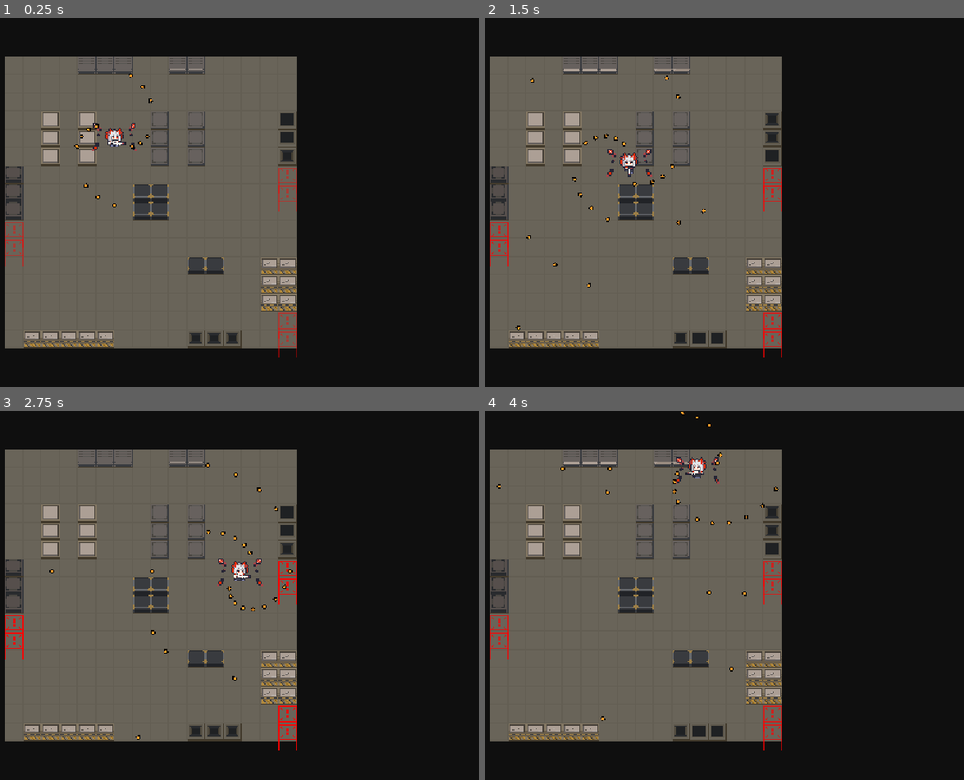
Above: before the commit, frames 1-4 (two rows, left to right).
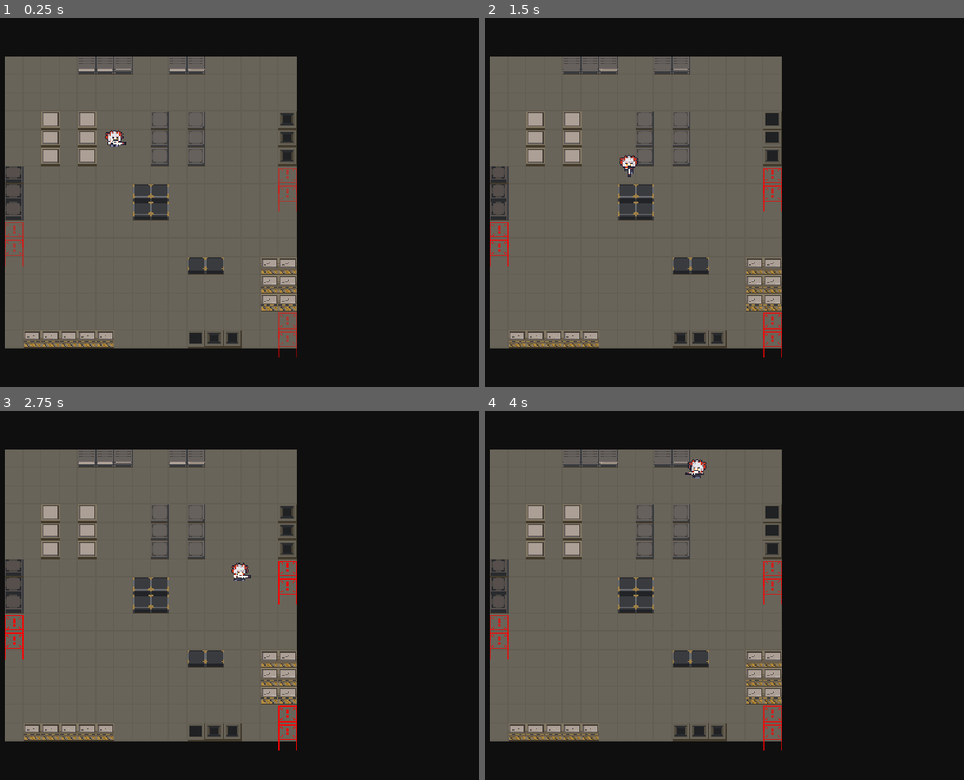
Above: after the commit, the same moments.

Repository: MotongZ/2dGame_godot
Game: Godot game, scene res://scene/node_2d.tscn
Two runs of this game, one before a commit and one after it. Both use one fixed random seed, a clock stepped at 60 frames per second and the inputs below.
Inputs:
- Up to frame 1 (0.25 s): no input
- Up to frame 2 (1.5 s): hold D (move_right) 0.53-1.28 s; hold S (move_down) from 1.28 s (still down)
- Up to frame 3 (2.75 s): release S (move_down) at 2.03 s; hold D (move_right) from 2.03 s (still down)
- Up to frame 4 (4 s): release D (move_right) at 2.78 s; hold W (move_up) 2.78-3.53 s; hold A (move_left) from 3.53 s (still down)

The runs differ from the first frame. In frame 1, 0.4% of the frame differs, in the area x 15-62%, y 13-90%; in frame 2, 0.6%, in the area x 6-62%, y 13-90%; in frame 3, 0.6%; in frame 4, 0.6%.

Commit message:
C4

Diff:
--- a/project.godot
+++ b/project.godot
@@ -61,6 +61,16 @@
 ]
 }
 
+[layer_names]
+
+2d_render/layer_1="World"
+2d_render/layer_2="Player"
+2d_render/layer_3="EnemyBody"
+2d_render/layer_4="EnemySensor"
+2d_render/layer_5="Bullet"
+2d_render/layer_6="Pickup"
+2d_render/layer_7="Explosion"
+
 [physics]
 
 3d/physics_engine="Jolt Physics"
--- /dev/null
+++ b/resources/atlas/pickup_rapid.tres
@@ -0,0 +1,7 @@
+[gd_resource type="AtlasTexture" format=3 uid="uid://djf5as0st82vo"]
+
+[ext_resource type="Texture2D" uid="uid://bkfgjg5jgqs0n" path="res://resources/texture/道具ui.png" id="1_5wytl"]
+
+[resource]
+atlas = ExtResource("1_5wytl")
+region = Rect2(33, 65, 14, 14)
--- /dev/null
+++ b/resources/atlas/pickup_speedup.tres
@@ -0,0 +1,7 @@
+[gd_resource type="AtlasTexture" format=3 uid="uid://de8wkhwe21q21"]
+
+[ext_resource type="Texture2D" uid="uid://bkfgjg5jgqs0n" path="res://resources/texture/道具ui.png" id="1_lhj2i"]
+
+[resource]
+atlas = ExtResource("1_lhj2i")
+region = Rect2(2, 35, 13, 10)
--- /dev/null
+++ b/resources/atlas/pickup_spiral.tres
@@ -0,0 +1,7 @@
+[gd_resource type="AtlasTexture" format=3 uid="uid://d3skkgqsaoi36"]
+
+[ext_resource type="Texture2D" uid="uid://bkfgjg5jgqs0n" path="res://resources/texture/道具ui.png" id="1_hlae7"]
+
+[resource]
+atlas = ExtResource("1_hlae7")
+region = Rect2(1, 49, 15, 15)
--- /dev/null
+++ b/resources/config/pickup_config.gd
@@ -0,0 +1,53 @@
+extends Resource
+
+class_name PickupConfig
+
+enum PickupType{
+    SPEED,
+    RAPID,
+    SPIRAL,
+}
+
+enum PlayerFormMode{
+    NORMAL,
+    ARMED,
+}
+
+enum ShotPattern{
+    NORMAL,
+    SPIRAL,
+}
+
+# export_group字段的作用是将相关的导出变量分组显示在Godot编辑器的Inspector面板中，
+#这样可以提高变量的组织性和可读性。通过使用export_group，可以将相关的变量放在一起，方便开发者在编辑器中找到和修改它们。例如，在这个PickupConfig资源中，可以使用export_group将与速度提升相关的变量分组在一起，将与射速提升相关的变量分组在一起，以此类推。这种分组方式使得编辑器界面更加清晰，减少了寻找特定变量的时间，提高了开发效率。
+@export_group("基础信息")
+# pickup_type变量用于指定道具的类型，使用枚举PickupType来定义不同的道具类型。
+@export var pickup_type : PickupType = PickupType.SPEED
+
+@export var display_name : String = "移速道具"
+
+@export_range(0.0,1000.0,0.1,"or_greater") var drop_weight : float = 1.0
+
+################
+
+@export_group("显示资源")
+
+@export var icon_texture: Texture2D
+
+################
+
+@export_group("Buff 效果")
+
+@export_range(0.0, 120.0, 0.1, "or_greater") var duration : float = 5.0
+
+@export_range(0.0, 5.0,0.05,"or_greater") var move_speed_multiplier : float = 1.0
+
+@export_range(0.1,5.0,0.05,"or_greater") var fire_rate_multiplier : float = 1.0
+
+################
+
+@export_group("形态与弹幕")
+
+@export var player_form_mode : PlayerFormMode = PlayerFormMode.NORMAL
+
+@export var shot_pattern : ShotPattern = ShotPattern.NORMAL
--- /dev/null
+++ b/resources/config/pickup_rapid.tres
@@ -0,0 +1,12 @@
+[gd_resource type="Resource" script_class="PickupConfig" format=3 uid="uid://n0jt04h02cjo"]
+
+[ext_resource type="Script" uid="uid://cw0yd268214wx" path="res://resources/config/pickup_config.gd" id="1_3ahmi"]
+[ext_resource type="Texture2D" uid="uid://djf5as0st82vo" path="res://resources/atlas/pickup_rapid.tres" id="1_uel68"]
+
+[resource]
+script = ExtResource("1_3ahmi")
+pickup_type = 1
+drop_weight = 2.0
+icon_texture = ExtResource("1_uel68")
+fire_rate_multiplier = 2.0
+metadata/_custom_type_script = "uid://cw0yd268214wx"
--- /dev/null
+++ b/resources/config/pickup_speed.tres
@@ -0,0 +1,11 @@
+[gd_resource type="Resource" script_class="PickupConfig" format=3 uid="uid://vyr5hqjtik1s"]
+
+[ext_resource type="Texture2D" uid="uid://de8wkhwe21q21" path="res://resources/atlas/pickup_speedup.tres" id="1_52uoa"]
+[ext_resource type="Script" uid="uid://cw0yd268214wx" path="res://resources/config/pickup_config.gd" id="1_nmo2k"]
+
+[resource]
+script = ExtResource("1_nmo2k")
+drop_weight = 2.0
+icon_texture = ExtResource("1_52uoa")
+move_speed_multiplier = 1.5
+metadata/_custom_type_script = "uid://cw0yd268214wx"
--- /dev/null
+++ b/resources/config/pickup_spiral.tres
@@ -0,0 +1,14 @@
+[gd_resource type="Resource" script_class="PickupConfig" format=3 uid="uid://dayl5wvkh8b60"]
+
+[ext_resource type="Texture2D" uid="uid://d3skkgqsaoi36" path="res://resources/atlas/pickup_spiral.tres" id="1_fvkqp"]
+[ext_resource type="Script" uid="uid://cw0yd268214wx" path="res://resources/config/pickup_config.gd" id="1_jsr03"]
+
+[resource]
+script = ExtResource("1_jsr03")
+pickup_type = 2
+drop_weight = 2.0
+icon_texture = ExtResource("1_fvkqp")
+fire_rate_multiplier = 2.0
+player_form_mode = 1
+shot_pattern = 1
+metadata/_custom_type_script = "uid://cw0yd268214wx"
--- /dev/null
+++ b/scene/blink.gdshader
@@ -0,0 +1,18 @@
+shader_type canvas_item;
+
+uniform bool blink_enabled = false;
+uniform float blink_speed : hint_range(1.0, 30.0) = 12.0;
+uniform float hidden_ratio : hint_range(0.0, 1.0) = 0.5;
+
+void fragment() {
+	vec4 color = texture(TEXTURE, UV) * COLOR;
+
+	if (blink_enabled && color.a > 0.0){
+		float blink_phase = fract(TIME * blink_speed);
+		if(blink_phase < hidden_ratio) {
+			color.a = 0.0;
+		}
+	}
+
+	COLOR = color;
+}
--- a/scene/node_2d.tscn
+++ b/scene/node_2d.tscn
@@ -105,9 +105,6 @@
 
 [node name="Player" parent="." unique_id=1606100913 instance=ExtResource("3_ppd22")]
 position = Vector2(96, 70)
-move_speed = 120.0
-fire_interval = 0.18
-bullet_spawn_distance = 18.0
 
 [node name="WorldBounds" type="Node2D" parent="." unique_id=808309537]
 
--- /dev/null
+++ b/scene/pickup.gd
@@ -0,0 +1,66 @@
+extends Area2D
+
+class_name Pickup
+
+const BLINK_ENABLED_SHADER_PARAMETER := &"blink_enabled"
+
+@export var config : PickupConfig
+
+@export_range(0.0,10.0,0.1,"or_greater") var blink_before_expire: float = 1.2
+
+@onready var sprite: Sprite2D = $Sprite2D
+@onready var lifetime_timer: Timer = $LifetimeTimer
+
+# 标记道具是否正在过期
+var is_expiring: bool = false
+
+func _ready() -> void:
+	body_entered.connect(_on_body_entered)
+	lifetime_timer.timeout.connect(_on_lifetime_timer_timeout)
+	lifetime_timer.one_shot = true
+	if lifetime_timer.wait_time > 0.0:
+		lifetime_timer.start()
+	_set_blink_enabled(false)
+	_apply_config_to_visual()
+
+
+# Called every frame. 'delta' is the elapsed time since the previous frame.
+func _process(delta: float) -> void:
+	if is_expiring:
+		return
+	if lifetime_timer.is_stopped():
+		return
+	if lifetime_timer.time_left <= blink_before_expire:
+		return
+
+	is_expiring = true
+	_set_blink_enabled(true)
+
+
+func _on_body_entered(body : Node2D) -> void:
+	if config == null:
+		push_warning("Pickup config is null. Please assign a valid PickupConfig resource.")
+		return
+
+	var player := body as Player
+	if player == null:
+		return
+
+	if player.apply_pickup(config):
+		queue_free()
+
+
+func _on_lifetime_timer_timeout() -> void:
+	queue_free()
+
+func _set_blink_enabled(enabled : bool) -> void:
+	var sprite_material := sprite.material as ShaderMaterial
+	if sprite_material != null:
+		sprite_material.set_shader_parameter(BLINK_ENABLED_SHADER_PARAMETER, enabled)
+
+func _apply_config_to_visual() -> void:
+	if config == null:
+		push_warning("Pickup config is null. Please assign a valid PickupConfig resource.")
+		return
+
+	sprite.texture = config.icon_texture
--- /dev/null
+++ b/scene/pickup.tscn
@@ -0,0 +1,28 @@
+[gd_scene format=3 uid="uid://bbhxg3o56qt5e"]
+
+[ext_resource type="Script" uid="uid://bg64bd3alkutm" path="res://scene/pickup.gd" id="1_x228r"]
+[ext_resource type="Shader" uid="uid://h001iclvrrtc" path="res://scene/blink.gdshader" id="2_w3o6f"]
+
+[sub_resource type="ShaderMaterial" id="ShaderMaterial_78gox"]
+resource_local_to_scene = true
+shader = ExtResource("2_w3o6f")
+shader_parameter/blink_enabled = false
+shader_parameter/blink_speed = 6.0000002375
+shader_parameter/hidden_ratio = 0.5
+
+[sub_resource type="CircleShape2D" id="CircleShape2D_oewek"]
+radius = 6.0
+
+[node name="Pickup" type="Area2D" unique_id=716302464]
+collision_layer = 32
+collision_mask = 2
+script = ExtResource("1_x228r")
+
+[node name="Sprite2D" type="Sprite2D" parent="." unique_id=1107828411]
+material = SubResource("ShaderMaterial_78gox")
+
+[node name="CollisionShape2D" type="CollisionShape2D" parent="." unique_id=1267579191]
+shape = SubResource("CircleShape2D_oewek")
+
+[node name="LifetimeTimer" type="Timer" parent="." unique_id=1873537969]
+wait_time = 5.0
--- a/scene/player.gd
+++ b/scene/player.gd
@@ -1,23 +1,20 @@
 extends CharacterBody2D
 # 玩家角色脚本，处理玩家的移动、动画和射击逻辑。
 # 为什么需要一个前缀？因为玩家有两套动画，一套是普通状态的动画，另一套是武装状态的动画。通过使用前缀，可以方便地根据当前状态切换不同的动画系列，而不需要为每个状态单独管理动画名称。这种方式使得代码更简洁，易于维护和扩展。
+
+class_name Player
 
 const NORMAL_ANIMATION_PREFIX := &"normal"
 # 定义一些常量，例如预加载子弹场景、动画前缀、默认射速倍率等。
 const BULLET_SCENE := preload("res://scene/bullet.tscn")
 # 同理，武装状态的前缀。
 const ARMED_ANIMATION_PREFIX := &"armed"
-# 默认射速倍率，可以通过游戏中的某些机制（如升级或道具）进行调整。
+
 const DEFAULT_FIRE_RATE_MULTIPLIER := 1.0
-# 武装状态下的射速倍率
-const SPIRAL_PHASE_STEP := PI/12
-
-# 定义常量用于区分玩家的模式
-const PLAYER_FROM_MODE_NORMAL := 0
-const PLAYER_FROM_MODE_ARMED := 1
-# 定义常量用于区分设计模式
-const SHOT_PATTERN_NORMAL := 0
-const SHOT_PATTERN_SPIRAL := 1
+const DEFAULT_MOVE_SPEED_MULTIPLIER := 1.0
+const SPIRAL_PHASE_STEP := PI / 12.0
+
+
 '''
 上面的区分玩家模式和设计模式可否使用枚举完成？使用枚举可以使代码更清晰，增加可读性，并且减少使用魔法数字的风险。以下是如何使用枚举来替代常量：
 定义枚举用于区分玩家的模式
@@ -49,17 +46,17 @@
 # 在Godot中，&符号用于创建一个StringName类型的常量，这种类型在Godot内部被优化用于快速比较和查找字符串。使用StringName可以提高性能，特别是在需要频繁比较字符串的情况下，例如动画名称。相比于普通的字符串，StringName在内存中只存储一次，并且通过引用来使用，这样可以减少内存占用和提高效率。因此，在定义动画名称等需要频繁使用的字符串时，使用&符号创建StringName是一个好的实践。
 var facing_suffix : StringName = &"right"
 
-# rapid_fire_rate_multiplier变量用于调整射击速率的倍率，默认值为DEFAULT_FIRE_RATE_MULTIPLIER。
+# 定义玩家当前的状态
+var current_move_speed_multiplier : float = DEFAULT_MOVE_SPEED_MULTIPLIER
 var rapid_fire_rate_multiplier : float = DEFAULT_FIRE_RATE_MULTIPLIER
-
-# from_fire_rate_multiplier变量用于调整射击速率的倍率，默认值为DEFAULT_FIRE_RATE_MULTIPLIER。
-var from_fire_rate_multiplier : float = DEFAULT_FIRE_RATE_MULTIPLIER
-
-var current_form_mode : int = PLAYER_FROM_MODE_NORMAL
-
-var current_shot_pattern : int = SHOT_PATTERN_NORMAL
-
-# spiral_phase变量用于控制螺旋射击模式下子弹的发射角度，初始值为0.0。
+var form_fire_rate_multiplier : float = DEFAULT_FIRE_RATE_MULTIPLIER
+var current_form_mode : int = PickupConfig.PlayerFormMode.NORMAL
+var current_shot_pattern : int = PickupConfig.ShotPattern.NORMAL
+# 三种buff的增益时间
+var speed_buff_time_left : float = 0.0
+var rapid_buff_time_left : float = 0.0
+var form_buff_time_left : float = 0.0
+# 定义螺旋弹幕的相位
 var spiral_phase : float = 0.0
 
 @export var move_speed : float = 120.0
@@ -71,10 +68,10 @@
 
 func _ready() -> void:
 	# 测试强化模式
-	current_form_mode = PLAYER_FROM_MODE_ARMED
-	current_shot_pattern = SHOT_PATTERN_SPIRAL
-	from_fire_rate_multiplier = 20.0
-	spiral_phase = 0.0
+	# current_form_mode = PLAYER_FROM_MODE_ARMED
+	# current_shot_pattern = SHOT_PATTERN_SPIRAL
+	# from_fire_rate_multiplier = 20.0
+	# spiral_phase = 0.0
 
 	shooting_timer.one_shot = true
 	shooting_timer.wait_time = _get_effective_fire_interval()
@@ -102,14 +99,16 @@
 
 # 默认自己计数处理，与刷新率无关。
 
-func _physics_process(delta: float) -> void:
+func _physics_process(_delta: float) -> void:
+
+	_update_pickup_effects(_delta)
 	var move_input := Input.get_vector("move_left","move_right","move_up","move_down")
 	var shoot_input := Input.get_vector("shoot_left","shoot_right","shoot_up","shoot_down")
 
-	velocity = move_input * move_speed
+	velocity = move_input * _get_effective_move_speed_multiplier()
 	move_and_slide()
 
-	if current_shot_pattern == SHOT_PATTERN_SPIRAL:
+	if current_shot_pattern == PickupConfig.ShotPattern.SPIRAL:
 		_try_auto_sprial_shoot()
 	elif shoot_input != Vector2.ZERO:
 		_try_shoot(shoot_input)
@@ -120,7 +119,7 @@
 
 
 func _update_facing(move_input:Vector2, shoot_input:Vector2) -> void:
-	if current_shot_pattern == SHOT_PATTERN_SPIRAL:
+	if current_shot_pattern == PickupConfig.ShotPattern.SPIRAL:
 		if move_input != Vector2.ZERO:
 			facing_suffix = _vector_to_facing_suffix(move_input)
 		return
@@ -139,8 +138,53 @@
 	if has_spawn_bullet:
 		shooting_timer.start(_get_effective_fire_interval())
 
+# 应用拾取道具后的效果
+func apply_pickup(config:PickupConfig) -> bool:
+	if config == null:
+		return false
+
+	var applied := false
+	var should_refresh_shooting_timer := false
+	var buff_duration := maxf(config.duration, 0.0)
+	var has_form_override := (
+		config.player_form_mode != PickupConfig.PlayerFormMode.NORMAL
+		or
+		config.shot_pattern != PickupConfig.ShotPattern.NORMAL
+	)
+	var has_fire_rate_override := not is_equal_approx(
+		config.fire_rate_multiplier,
+		DEFAULT_FIRE_RATE_MULTIPLIER
+	)
+
+	if not is_equal_approx(config.move_speed_multiplier, DEFAULT_MOVE_SPEED_MULTIPLIER):
+		current_move_speed_multiplier = config.move_speed_multiplier
+		speed_buff_time_left = buff_duration
+		applied = true
+
+	if has_fire_rate_override and not has_form_override:
+		rapid_fire_rate_multiplier = config.fire_rate_multiplier
+		rapid_buff_time_left = buff_duration
+		applied = true
+		should_refresh_shooting_timer = true
+
+	if has_form_override:
+		current_form_mode = config.player_form_mode
+		current_shot_pattern = config.shot_pattern
+		form_fire_rate_multiplier = (
+			config.fire_rate_multiplier if has_fire_rate_override else DEFAULT_FIRE_RATE_MULTIPLIER
+		)
+		form_buff_time_left = buff_duration
+		spiral_phase = 0.0
+		should_refresh_shooting_timer = true
+		applied = true
+
+	if should_refresh_shooting_timer:
+		_refresh_shooting_timer_wait_time()
+
+	return applied
+
 func _fire_bullets(base_direction: Vector2) -> bool:
-	if current_shot_pattern == SHOT_PATTERN_SPIRAL:
+	if current_shot_pattern == PickupConfig.ShotPattern.SPIRAL:
 		var has_spawn_forward_bullet := _spwan_bullet(base_direction)
 		var has_spawn_backward_bullet := _spwan_bullet(base_direction.rotated(PI))
 		spiral_phase = wrapf(spiral_phase + SPIRAL_PHASE_STEP,0.0, TAU)
@@ -177,19 +221,19 @@
 
 func _get_effective_fire_rate_multiplier() -> float:
 	if _has_activate_form_override():
-		return maxf(from_fire_rate_multiplier,0.01)
-
-	return maxf(from_fire_rate_multiplier,0.02)
+		return maxf(form_fire_rate_multiplier,0.01)
+
+	return maxf(form_fire_rate_multiplier,0.02)
 
 func _has_activate_form_override() -> bool:
 	return (
-		current_form_mode != PLAYER_FROM_MODE_NORMAL
+		current_form_mode != PickupConfig.PlayerFormMode.NORMAL
 		or
-		current_shot_pattern != SHOT_PATTERN_NORMAL
+		current_shot_pattern != PickupConfig.ShotPattern.NORMAL
 	)
 
 func _update_armed_effect() -> void:
-	var is_armed := current_form_mode == PLAYER_FROM_MODE_ARMED
+	var is_armed := current_form_mode == PickupConfig.PlayerFormMode.ARMED
 	if not is_armed:
 		if armed_effect_sprite.visible:
 			armed_effect_sprite.visible = false
@@ -210,6 +254,43 @@
 		push_warning("Missing Player Armed Effect animation : %s" % "armed_effect")
 
 func _get_animation_prefix() -> StringName:
-	if current_form_mode == PLAYER_FROM_MODE_ARMED:
+	if current_form_mode == PickupConfig.PlayerFormMode.ARMED:
 		return ARMED_ANIMATION_PREFIX
 	return NORMAL_ANIMATION_PREFIX
+
+func _update_pickup_effects(_delta: float) -> void:
+	if speed_buff_time_left > 0.0:
+		speed_buff_time_left = maxf(speed_buff_time_left - _delta, 0.0)
+		if speed_buff_time_left == 0.0:
+			current_move_speed_multiplier = DEFAULT_MOVE_SPEED_MULTIPLIER
+
+	if rapid_buff_time_left > 0.0:
+		rapid_buff_time_left = maxf(rapid_buff_time_left - _delta, 0.0)
+		if rapid_buff_time_left == 0.0:
+			rapid_fire_rate_multiplier = DEFAULT_FIRE_RATE_MULTIPLIER
+			if not _has_activate_form_override():
+				_refresh_shooting_timer_wait_time()
+
+	if form_buff_time_left > 0.0:
+		form_buff_time_left = maxf(form_buff_time_left - _delta, 0.0)
+		if form_buff_time_left == 0.0:
+			current_form_mode = PickupConfig.PlayerFormMode.NORMAL
+			current_shot_pattern = PickupConfig.ShotPattern.NORMAL
+			form_fire_rate_multiplier = DEFAULT_FIRE_RATE_MULTIPLIER
+			spiral_phase = 0.0
+			_refresh_shooting_timer_wait_time()
+
+
+func _get_effective_move_speed_multiplier() -> float:
+	return move_speed * current_move_speed_multiplier
+
+func _refresh_shooting_timer_wait_time() -> void:
+	var new_interval := _get_effective_fire_interval()
+	shooting_timer.wait_time = new_interval
+
+	if shooting_timer.is_stopped():
+		return
+	if shooting_timer.time_left <= new_interval:
+		return
+
+	shooting_timer.start(new_interval)
--- a/scene/player.tscn
+++ b/scene/player.tscn
@@ -379,10 +379,8 @@
 radius = 6.0
 
 [node name="Player" type="CharacterBody2D" unique_id=1606100913]
+collision_layer = 2
 script = ExtResource("1_fvtld")
-move_speed = null
-fire_interval = null
-bullet_spawn_distance = null
 
 [node name="BodySprite" type="AnimatedSprite2D" parent="." unique_id=550983350]
 sprite_frames = SubResource("SpriteFrames_oyaf6")
Not shown, added: resources/config/pickup_config.gd.uid
Not shown, added: scene/blink.gdshader.uid
Not shown, added: scene/pickup.gd.uid
